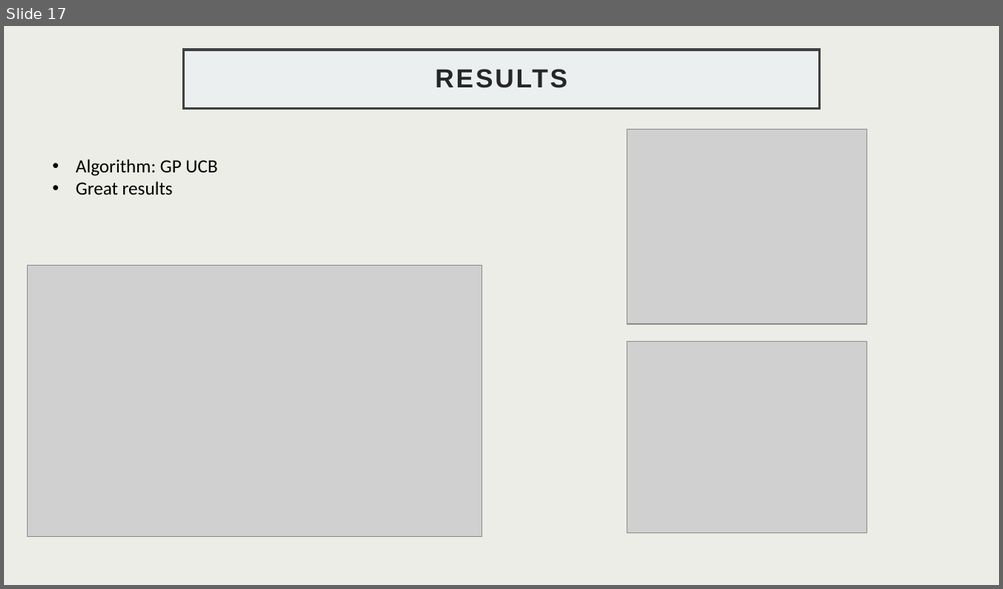
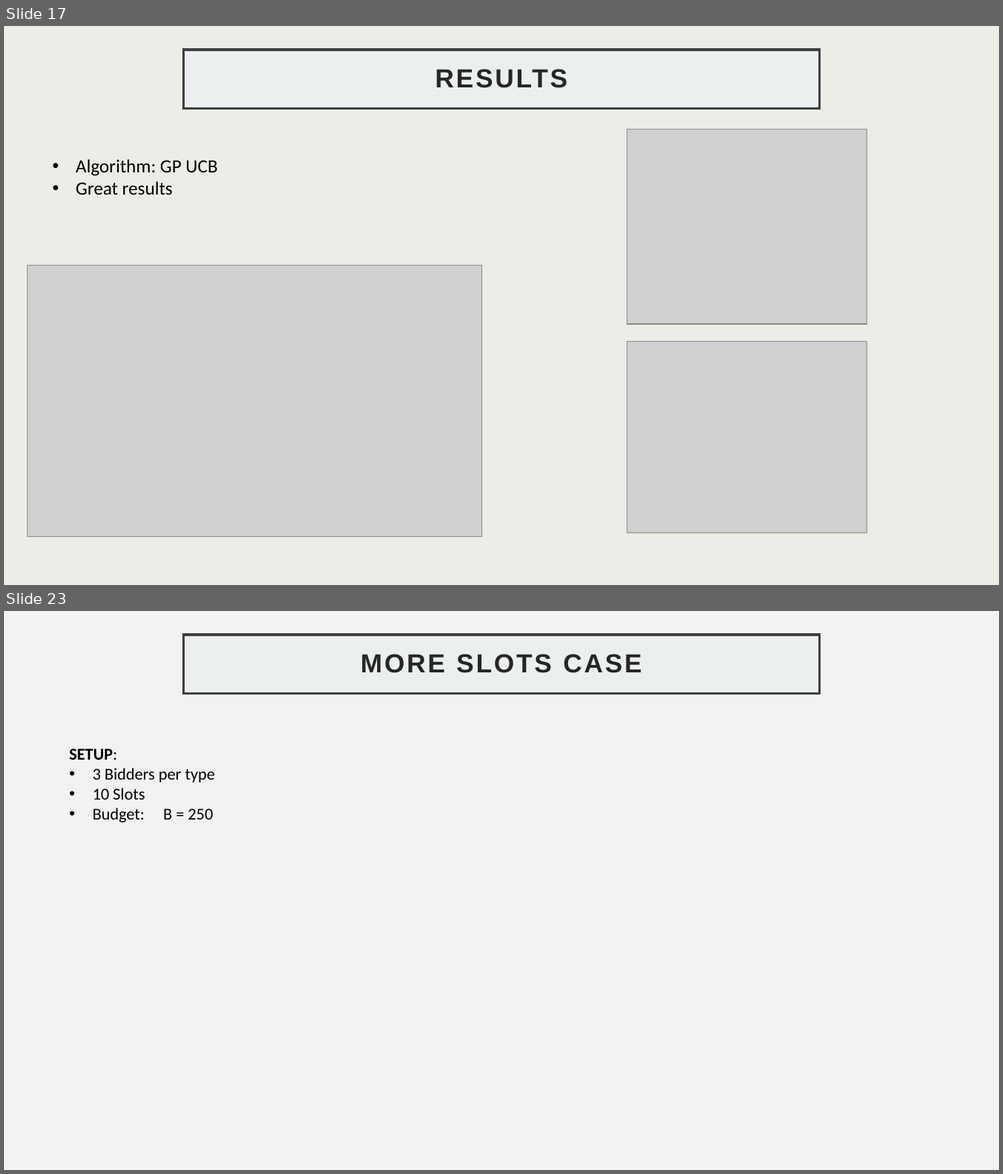
Before and after one commit to GabriFarace/OLA-project, a slide deck: SLIDES.pptx. Shown one above the other, each under a label of ours: slide 17 before the commit, slides 17 and 23 after it; the slides between them are not shown. The pictures are 1003x589 and 1003x1174 pixels, drawn with LibreOffice and Linux fonts; fonts in the diff are those of the drawing; grey boxes stand for pictures. Boxes give left, top, right and bottom in pixels: in the first picture for what was removed or moved away, otherwise in the second. Text is boxed around its words. In the diff, an @@ line names an element or a change of style, - is before the commit and + after.

```diff
--- a/SLIDES.pptx
+++ b/SLIDES.pptx
@@ slide 23 added at [4,611,999,1170], background #F2F2F2 @@
@@ title added at [183,635,819,694], fill #EBEFF0, outline #404040 2.5 pt, 25.2 pt, text #262626, bold @@
+MORE SLOTS CASE
@@ text added at [69,749,215,823], 16 pt, text #000000 @@
+SETUP:
+• 3 Bidders per type
+• 10 Slots
+• Budget: B = 250
```
Also in this commit, not shown: 5 other slides added.
